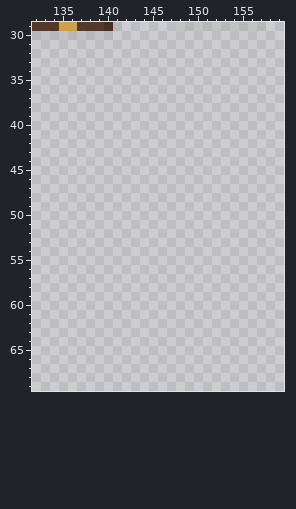
Pixel-art file: ASSETS/TEXTURES/ICONS/ICONS.aseprite. That is the earlier state.
160x160 pixels, 1 frame. Colours within 5 levels of each other are drawn and written as one. Shown: x 132..159, y 29..69.
After:
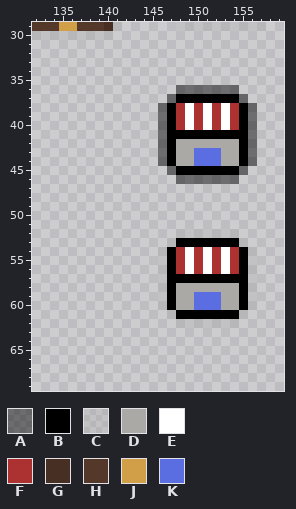
Palette (. is transparent): A #00000077  B #000000  C #a0a0a03d  D #aba9a6  E #ffffff  F #ac3232  G #472f23  H #54382a  J #d19f47  K #5b6ee1
What changed:
Layer "Layer 1":
y 36: x 148..154 ....... -> AAAAAAA
y 37: x 147..155 ......... -> ABBBBBBBA
y 38..40: x 146..156 ........... -> ABFEFEFEFBA
y 41: x 146..156 ........... -> ABBBBBBBBBA
y 42: x 146..156 ........... -> ABDDDDDDDBA
y 43..44: x 146..156 ........... -> ABDDKKKDDBA
y 45: x 147..155 ......... -> ABBBBBBBA
y 46: x 148..154 ....... -> AAAAAAA
y 52: x 148..154 ....... -> CCCCCCC
y 53: x 147..155 ......... -> CBBBBBBBC
y 54..56: x 146..156 ........... -> CBFEFEFEFBC
y 57: x 146..156 ........... -> CBBBBBBBBBC
y 58: x 146..156 ........... -> CBDDDDDDDBC
y 59..60: x 146..156 ........... -> CBDDKKKDDBC
y 61: x 147..155 ......... -> CBBBBBBBC
y 62: x 148..154 ....... -> CCCCCCC
Pixel boxes of the changes (left, top, right, bottom) in both pictures:
added: (158, 85, 257, 184)
added: (158, 229, 257, 328)
